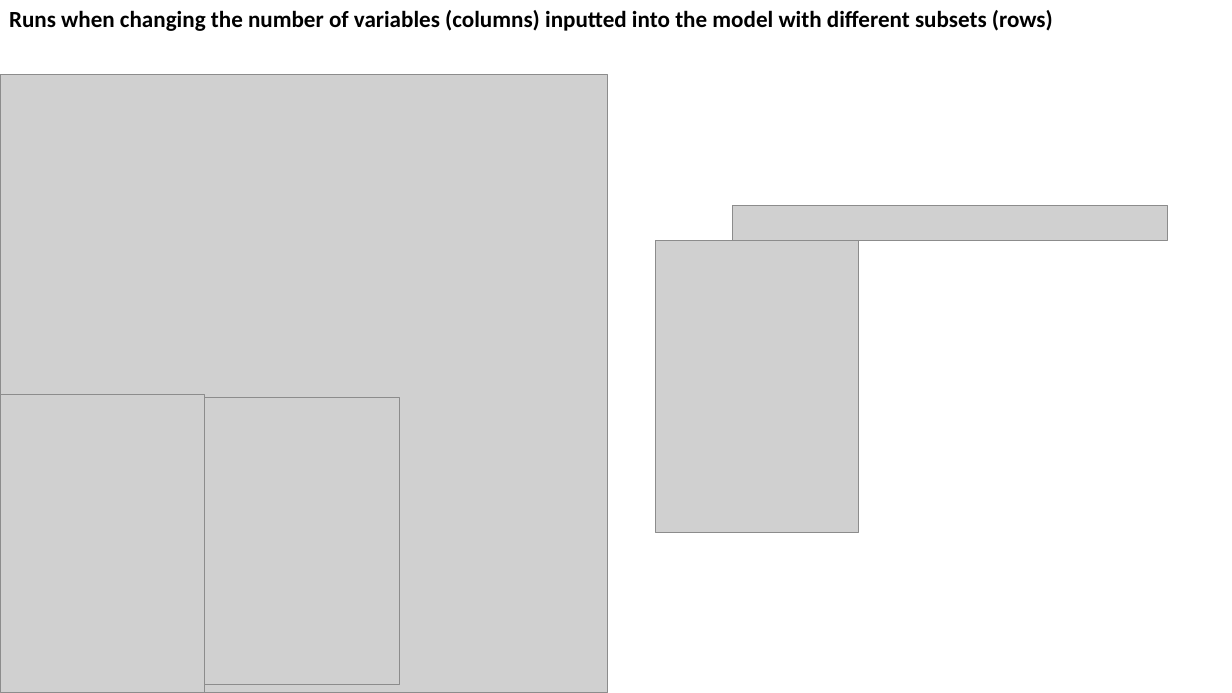
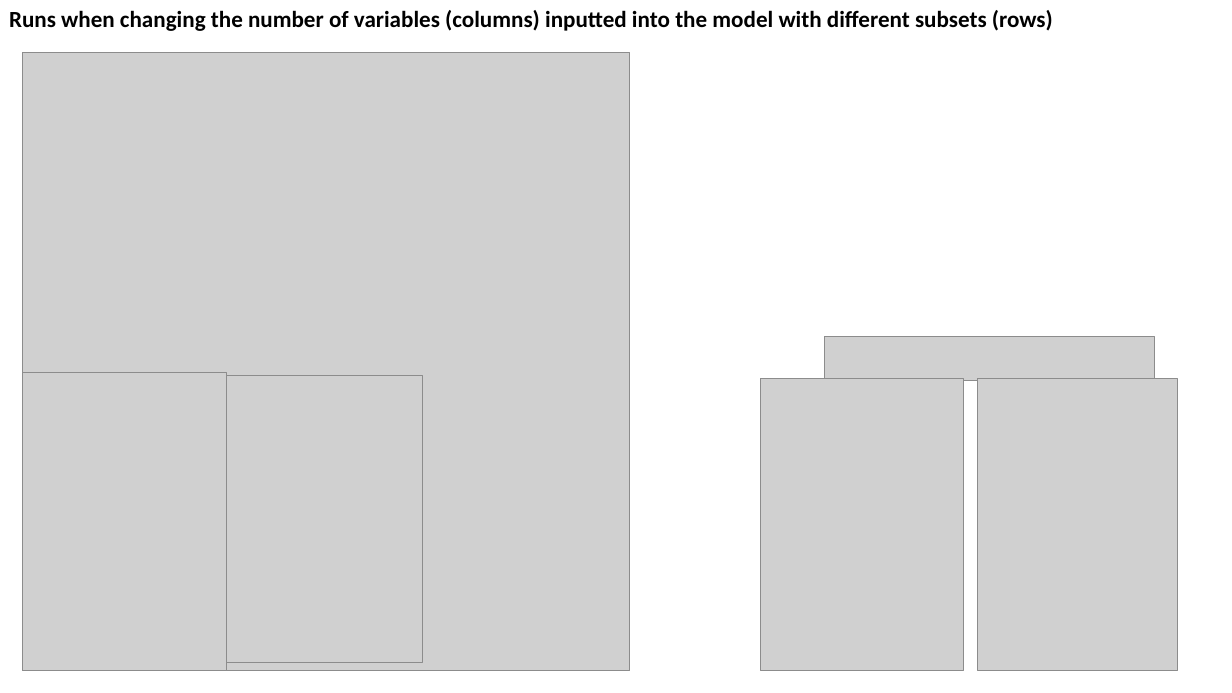
Before and after one commit to zhaohanxiong/OxfordCVM, a slide deck: slide 3 of job_results.pptx (slide 4 before the commit). Drawn at 1232x693 pixels with LibreOffice and Linux fonts; fonts in the diff are those of the drawing; grey boxes stand for pictures. Boxes give left, top, right and bottom in pixels: in the first picture for what was removed or moved away, otherwise in the second. Text is boxed around its words. In the diff, an @@ line names an element or a change of style, - is before the commit and + after.

```diff
--- a/job_results.pptx
+++ b/job_results.pptx
@@ picture: place and size @@
-picture at box(0, 75, 608, 693)
+picture at box(22, 53, 630, 671)
@@ picture: place and size @@
-picture at box(733, 206, 1168, 240)
+picture at box(824, 336, 1154, 381)
@@ picture: place and size @@
-picture at box(0, 395, 204, 693)
+picture at box(22, 372, 226, 671)
@@ picture: place and size @@
-picture at box(204, 397, 400, 685)
+picture at box(226, 375, 422, 663)
@@ picture: place and size @@
-picture at box(655, 240, 858, 532)
+picture at box(761, 379, 963, 671)
@@ picture added at box(978, 379, 1177, 671) @@
```
Also in this commit, not shown: 2 other slides changed, 2 slides added.
